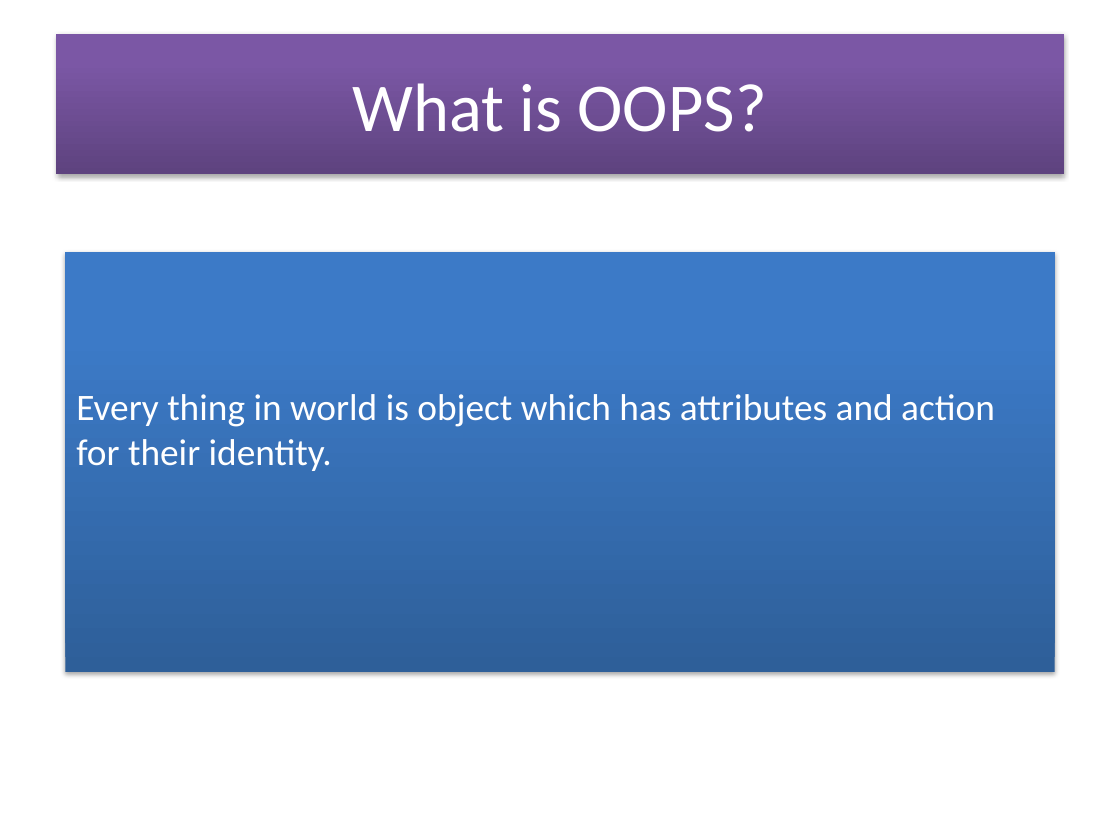
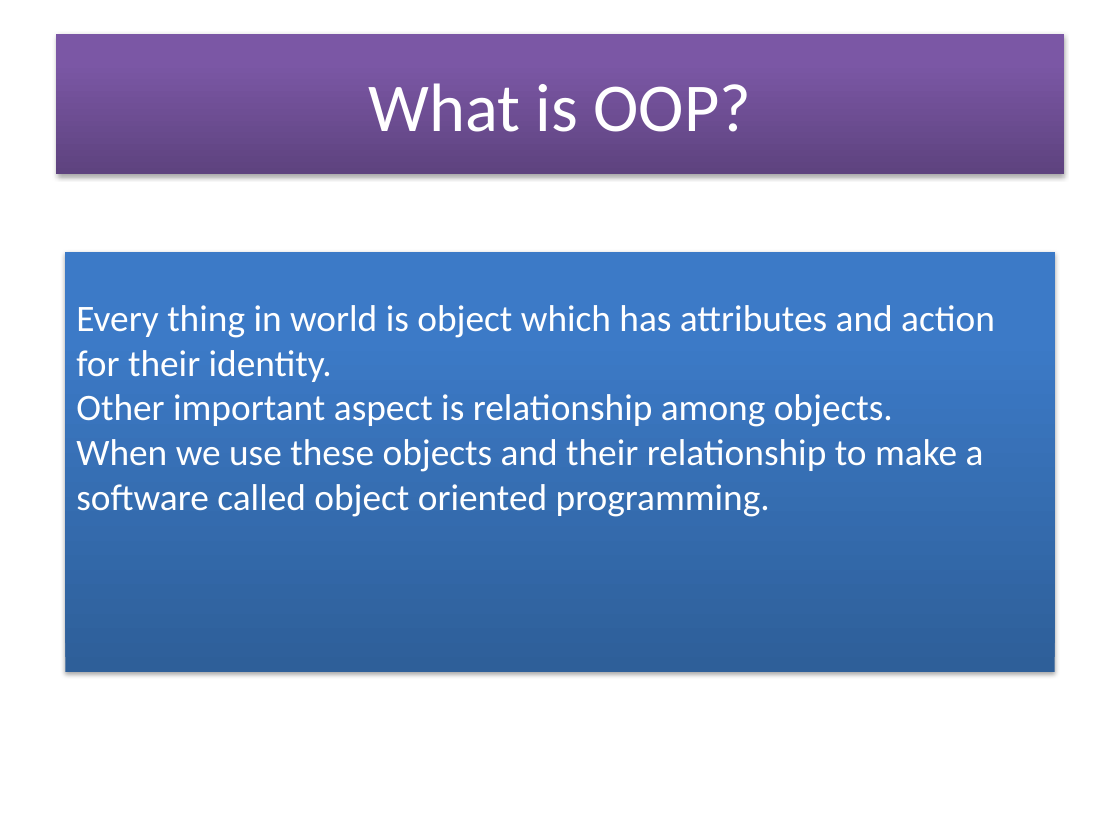
Before and after one commit to soyebparvez/DesignPatternData, a slide deck: slide 3 of Design Principle.pptx. Drawn at 1120x840 pixels with LibreOffice and Linux fonts; fonts in the diff are those of the drawing. Boxes give left, top, right and bottom in pixels: in the first picture for what was removed or moved away, otherwise in the second. Text is boxed around its words. In the diff, an @@ line names an element or a change of style, - is before the commit and + after.

```diff
--- a/Design Principle.pptx
+++ b/Design Principle.pptx
@@ title at box(368, 83, 751, 132): text changed @@
-What is OOPS?
+What is OOP?
@@ text in rectangle at box(76, 394, 984, 517): paragraphs added @@
+Other important aspect is relationship among objects.
+When we use these objects and their relationship to make a software called object oriented programming.
```
Also in this commit, not shown: 10 other slides changed, 1 slide added.
